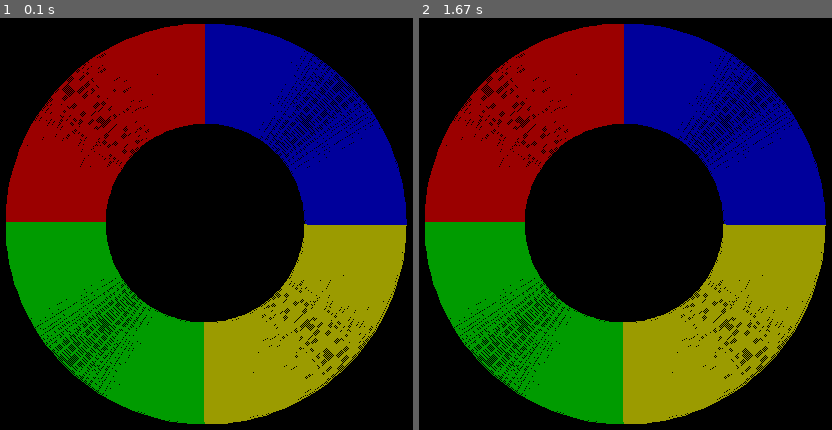
Above: before the commit, frames 1-2 (left to right).
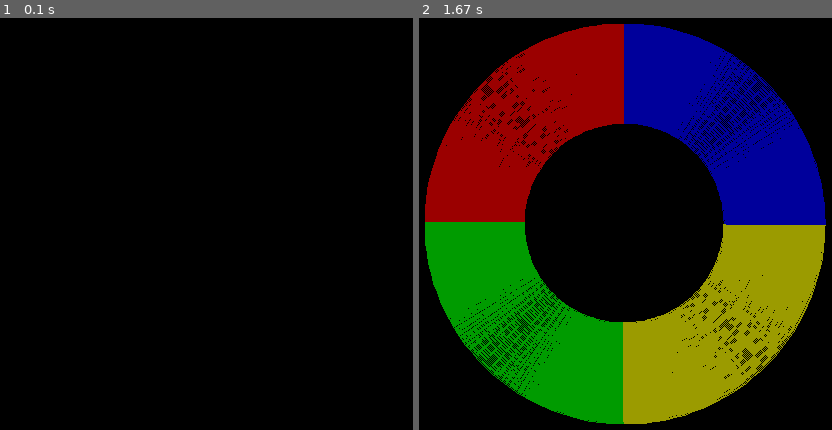
Above: after the commit, the same moments.

Repository: Koromonnnnnnnn/simon-pygame
Game: pygame game, started from main.py
Two runs of this game, one before a commit and one after it. Both use one fixed random seed, a clock stepped at 60 frames per second and the inputs below.
Inputs (mouse positions are in pixels of both pictures, inside the frame that each line leads up to):
- Up to frame 1 (0.1 s): no input
- Up to frame 2 (1.67 s): press the mouse at (637, 310) at 1.37 s; move the mouse to (629, 314) at 1.47 s; release the mouse at (625, 322) at 1.6 s

The runs differ from the first frame. In frame 1, 54% of the frame differs, in the area x 1-99%, y 1-99%; in frame 2, nothing differs.

Commit message:
Update main.py

Diff:
--- a/main.py
+++ b/main.py
@@ -19,8 +19,9 @@
 ded = False
 gameLoop = True
 
+
 def collision(xpos, ypos):
-    if math.sqrt((xpos - 400) ** 2 + (ypos - 400) ** 2) > 200 or math.sqrt((xpos - 400)) ** 2:
+    if math.sqrt((xpos - 400) ** 2 + (ypos - 400) ** 2) > 200 or math.sqrt((xpos - 400) ** 2):
         print("Outside of ring")
         return -1
     elif xpos < 400 and ypos < 400:
@@ -42,11 +43,6 @@
 while gameLoop:
     event = pygame.event.wait()
 
-    collision((0*pi), (pi/2))
-    collision((3*pi/2), (0*pi))
-    collision((pi/2), pi)
-    collision(pi, (3*pi/2))
-
     # input
     if event.type == pygame.QUIT:
         gameLoop = False
@@ -61,47 +57,60 @@
     if event.type == pygame.MOUSEMOTION:
         mousePos = event.pos
 
-    # update
-    pattern.append(random.randrange(0, 4))
-    print(pattern)
+    # player turn
+    print("starting player turn")
+    if playerTurn == True:
+        if len(playerPattern) < len(pattern):
+            if hasClicked == True:
+                playerPattern.append(collision(mousePos[0], mousePos[1]))
+                hasClicked = False
+        else:
+            playerTurn = False
+            pygame.time.wait(800)
 
     # play computer pattern
-    for i in range(len(pattern)):
-        if pattern[i] == 0:
-            pygame.draw.arc(screen, (255, 0, 0),
-                            (200, 200, 400, 400), (pi/2), pi, 100)
-            pygame.display.flip()
-            winsound.Beep(440, 500)
+    if playerTurn == False:
+        print("Starting machine turn")
+        pattern.append(random.randrange(0, 4))
 
-        elif pattern[i] == 1:
-            pygame.draw.arc(screen, (0, 255, 0),
-                            (200, 200, 400, 400), pi, (3*pi/2), 100)
-            pygame.display.flip()
-            winsound.Beep(640, 500)
-        elif pattern[i] == 2:
-            pygame.draw.arc(screen, (255, 255, 0),
-                            (200, 200, 400, 400), (3*pi/2), (0*pi), 100)
-            pygame.display.flip()
-            winsound.Beep(340, 500)
-        elif pattern[i] == 3:
-            pygame.draw.arc(screen, (0, 0, 255),
-                            (200, 200, 400, 400), (0*pi), (pi/2), 100)
-            pygame.display.flip()
-            winsound.Beep(240, 500)
+        for i in range(len(pattern)):
+            if pattern[i] == 0:
+                pygame.draw.arc(screen, (255, 0, 0),
+                                (200, 200, 400, 400), (pi/2), pi, 100)
+                pygame.display.flip()
+                winsound.Beep(440, 500)
 
-    # render section
-    pygame.draw.arc(screen, (155, 0, 0),
-                    (200, 200, 400, 400), (pi/2), pi, 100)
-    pygame.draw.arc(screen, (0, 155, 0),
-                    (200, 200, 400, 400), pi, (3*pi/2), 100)
-    pygame.draw.arc(screen, (155, 155, 0), (200, 200,
-                                            400, 400), (3*pi/2), (0*pi), 100)
-    pygame.draw.arc(screen, (0, 0, 155), (200, 200, 400, 400),
-                    (0*pi), (pi/2), 100)
-    # game board
+            elif pattern[i] == 1:
+                pygame.draw.arc(screen, (0, 255, 0),
+                                (200, 200, 400, 400), pi, (3*pi/2), 100)
+                pygame.display.flip()
+                winsound.Beep(640, 500)
+            elif pattern[i] == 2:
+                pygame.draw.arc(screen, (255, 255, 0),
+                                (200, 200, 400, 400), (3*pi/2), (0*pi), 100)
+                pygame.display.flip()
+                winsound.Beep(340, 500)
+            elif pattern[i] == 3:
+                pygame.draw.arc(screen, (0, 0, 255),
+                                (200, 200, 400, 400), (0*pi), (pi/2), 100)
+                pygame.display.flip()
+                winsound.Beep(240, 500)
 
-    pygame.display.flip()
-    pygame.time.wait(800)
+        # render section
+        pygame.draw.arc(screen, (155, 0, 0),
+                        (200, 200, 400, 400), (pi/2), pi, 100)
+        pygame.draw.arc(screen, (0, 155, 0),
+                        (200, 200, 400, 400), pi, (3*pi/2), 100)
+        pygame.draw.arc(screen, (155, 155, 0), (200, 200,
+                                                400, 400), (3*pi/2), (0*pi), 100)
+        pygame.draw.arc(screen, (0, 0, 155), (200, 200, 400, 400),
+                        (0*pi), (pi/2), 100)
+        # game board
+
+        pygame.display.flip()
+        pygame.time.wait(800)
+        playerTurn = True
+        playerPattern.clear()
 
 
 pygame.quit()
